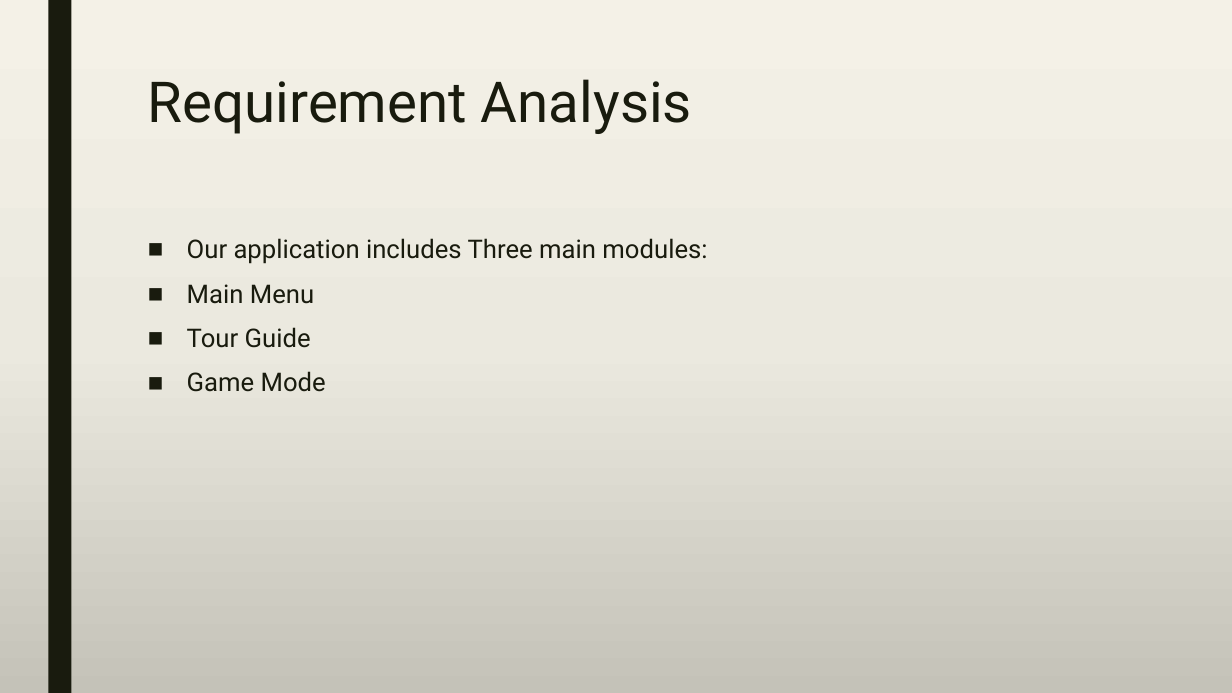
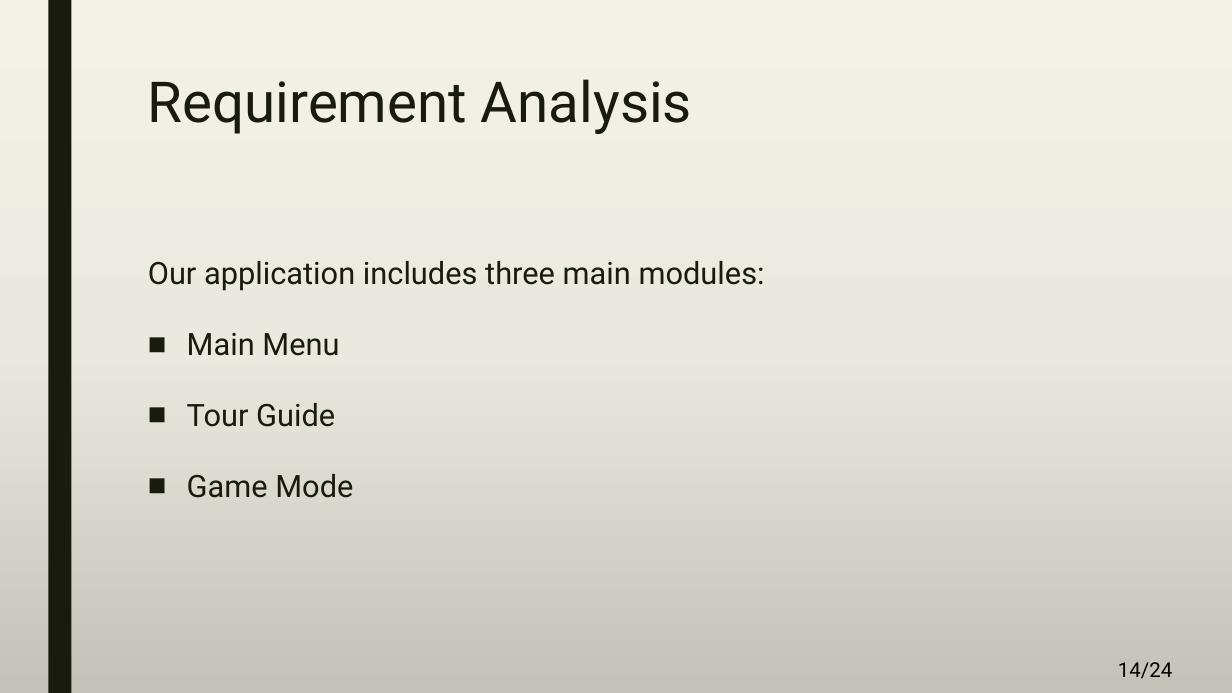
Before and after one commit to A-3li/Capstone, a slide deck: slide 14 of Capstone.pptx. Drawn at 1232x693 pixels with LibreOffice and Linux fonts; fonts in the diff are those of the drawing. Boxes give left, top, right and bottom in pixels: in the first picture for what was removed or moved away, otherwise in the second. Text is boxed around its words. In the diff, an @@ line names an element or a change of style, - is before the commit and + after.

```diff
--- a/Capstone.pptx
+++ b/Capstone.pptx
@@ text at [148,261,765,291]: text changed; size 20 to 24 pt @@
-■ Our application includes Three main modules:
+Our application includes three main modules:
@@ text at [187,333,353,498]: size 20 to 24 pt in "Main Menu", "Tour Guide", "Game Mode"; line spacing 0.94 to 1.5 @@
@@ page number added at [1118,662,1172,679], 16 pt, text #000000 @@
+14/24
```
Also in this commit, not shown: 21 other slides changed, 1 slide added.
